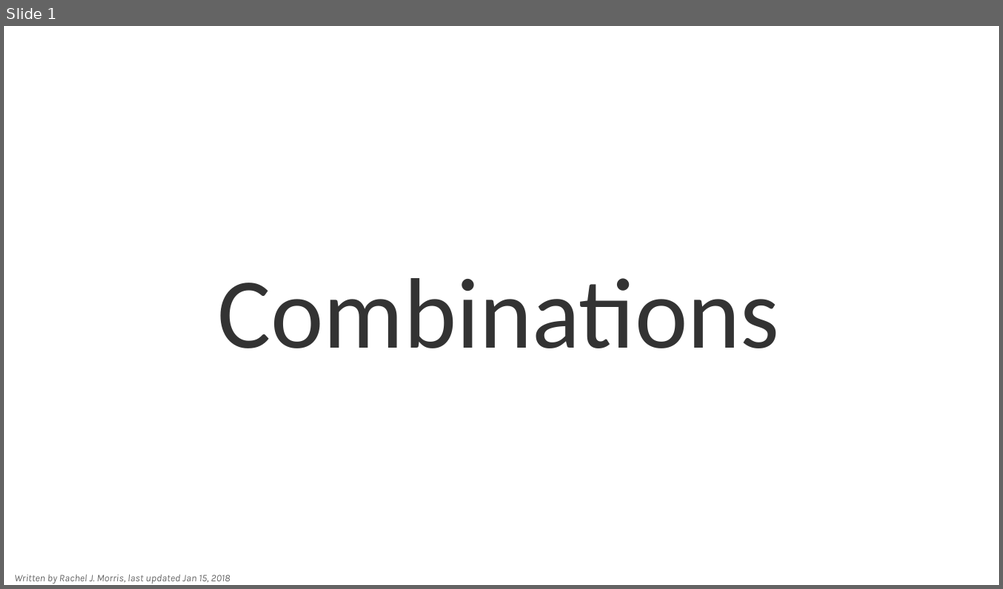
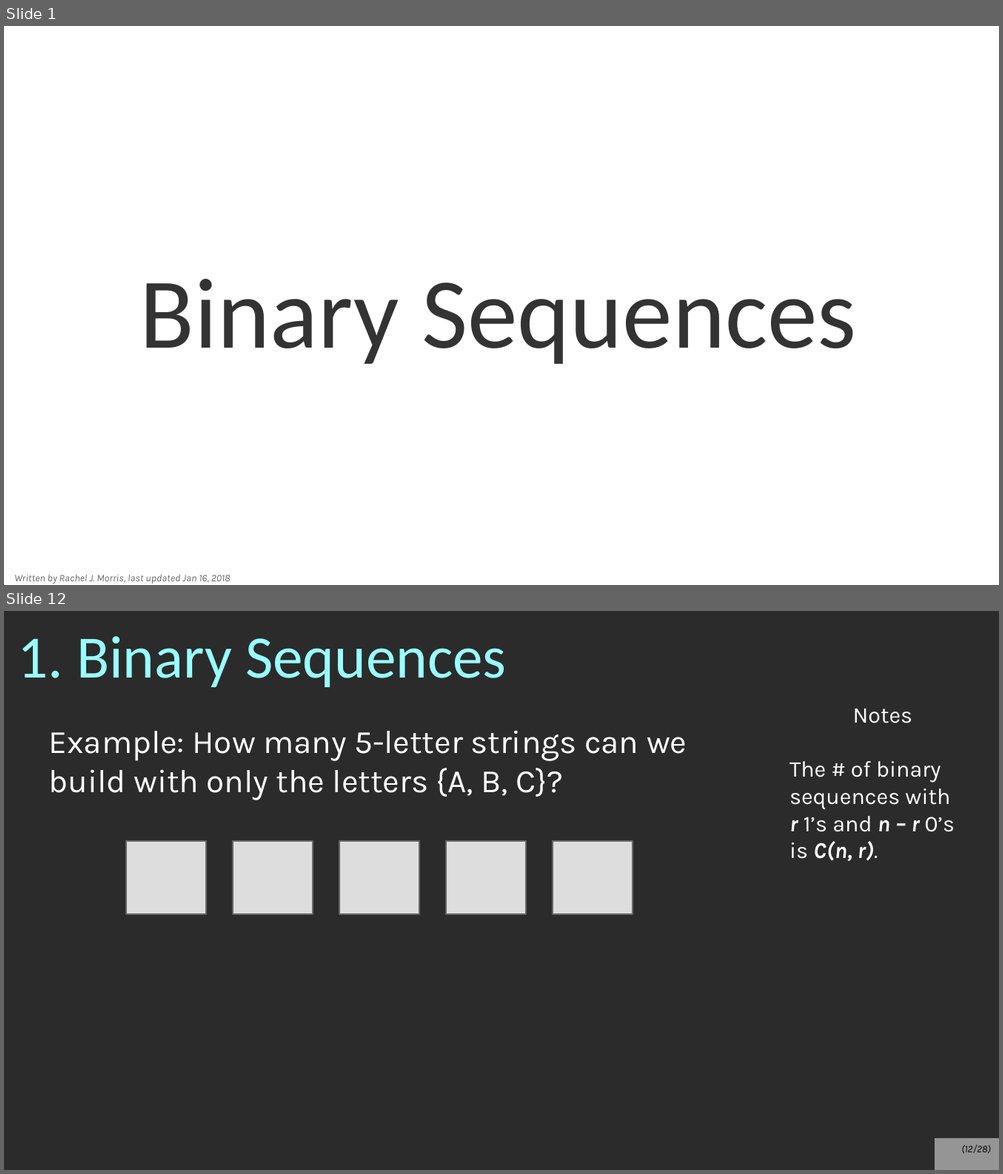
Before and after one commit to nguyenchithien/CS211-Discrete-Structures-II, a slide deck: Lectures/Lecture 5.4.odp. Shown one above the other, each under a label of ours: slide 1 before the commit, slides 1 and 12 after it; the slides between them are not shown. The pictures are 1003x589 and 1003x1174 pixels, drawn with LibreOffice and Linux fonts; fonts in the diff are those of the drawing; background and template pictures are left out; a plain dark background stands for a picture behind light text. Boxes give left, top, right and bottom in pixels: in the first picture for what was removed or moved away, otherwise in the second. Text is boxed around its words. In the diff, an @@ line names an element or a change of style, - is before the commit and + after.

```diff
--- a/Lectures/Lecture 5.4.odp
+++ b/Lectures/Lecture 5.4.odp
@@ slide 12 added at <box>4,611,999,1170</box>, background picture (left out) @@
@@ title added at <box>17,636,506,687</box>, 48 pt, text #99FFFF @@
+1. Binary Sequences
@@ text added at <box>789,709,955,861</box>, 18 pt, text #FFFFFF @@
+Notes
+The # of binary sequences with
+r 1’s and n – r 0’s is C(n, r).
@@ text added at <box>49,730,686,800</box>, 26 pt, text #FFFFFF @@
+Example: How many 5-letter strings can we build with only the letters {A, B, C}?
@@ rectangle added at <box>126,841,206,914</box>, fill #DDDDDD, outline #666666 1.45 pt @@
@@ rectangle added at <box>233,841,313,914</box>, fill #DDDDDD, outline #666666 1.45 pt @@
@@ rectangle added at <box>340,841,420,914</box>, fill #DDDDDD, outline #666666 1.45 pt @@
@@ rectangle added at <box>447,841,526,914</box>, fill #DDDDDD, outline #666666 1.45 pt @@
@@ rectangle added at <box>553,841,633,914</box>, fill #DDDDDD, outline #666666 1.45 pt @@
@@ page number added at <box>934,1139,999,1170</box>, fill #FFFFFF at 50% opacity, 8 pt, text #000000, italic @@
+(12/28)
@@ slide 1 changed as well @@
@@ title at <box>140,279,856,364</box>: text changed @@
-Combinations
+Binary Sequences
@@ text at <box>14,575,230,584</box>: text changed @@
-Written by Rachel J. Morris, last updated Jan 15, 2018
+Written by Rachel J. Morris, last updated Jan 16, 2018
```
Also in this commit, not shown: 2 other slides changed, 24 other slides added, 27 slides removed, 1 other file.
